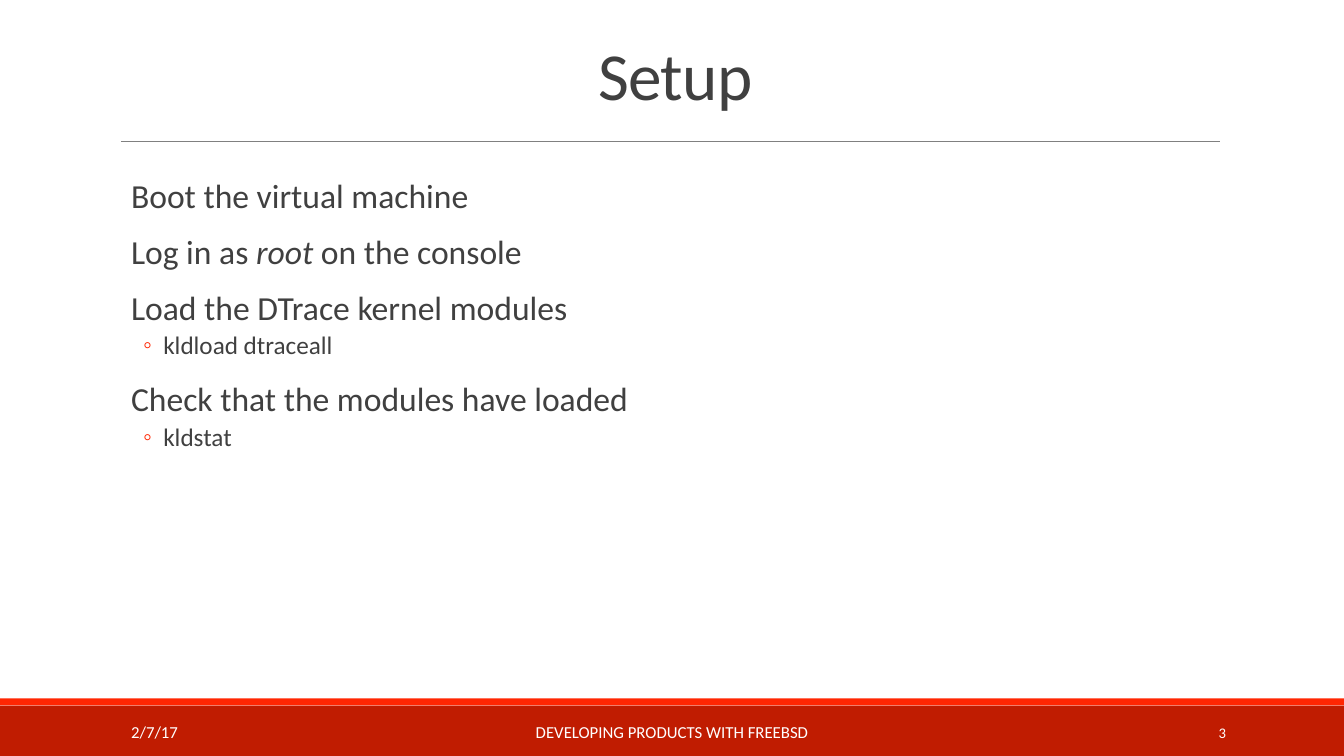
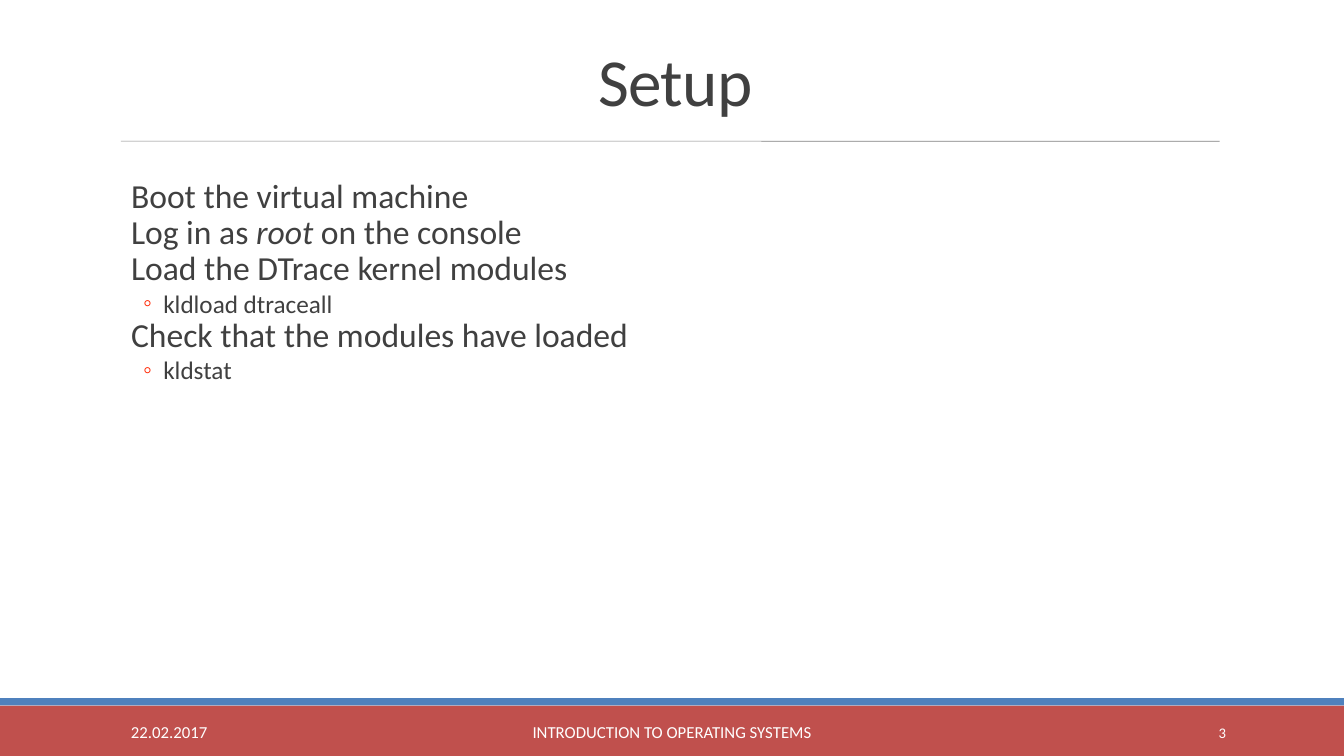
Before and after one commit to teachbsd/course, a slide deck: slide 3 of undergraduate/labs/setup.pptx. Drawn at 1344x756 pixels with LibreOffice and Linux fonts; fonts in the diff are those of the drawing; background and template pictures are left out. Boxes give left, top, right and bottom in pixels: in the first picture for what was removed or moved away, otherwise in the second. Text is boxed around its words. In the diff, an @@ line names an element or a change of style, - is before the commit and + after.

Commit message:
Fix the footers
Some footers in the slides presented so far had „Developing products
with FreeBSD“ in the footer. I changed that to read „Introduction to
Operating Systems“. The other slides have the same problem, but I only
fixed the ones we presented so far.

```diff
--- a/undergraduate/labs/setup.pptx
+++ b/undergraduate/labs/setup.pptx
@@ text "Setup" at [598, 62, 752, 117]: line spacing 0.85 to 1 @@
@@ line (121, 141) - (1220, 141): stroke #808080 0.5 pt to #808080 0.51 pt @@
@@ text "Boot the virtual machine" at [131, 184, 628, 379]: less space between paragraphs; line spacing 0.9 to 1 @@
@@ rectangle at [0, 706, 1344, 756]: fill #C01C01 to #C0504D @@
@@ rectangle at [0, 699, 1344, 706]: fill #FF2602 to #4F81BD @@
@@ text at [131, 727, 207, 738]: text changed @@
-2/7/17
+22.02.2017
@@ text at [533, 727, 812, 738]: text changed @@
-DEVELOPING PRODUCTS WITH FREEBSD
+INTRODUCTION TO OPERATING SYSTEMS
```
Also in this commit, not shown: 4 other slides changed, 1 other file.
